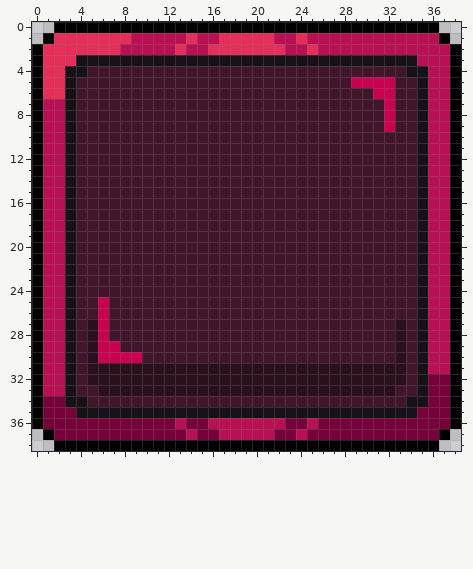
Pixel-art file: packages/client/src/assets/ui{m}/button-error.aseprite. Above is the file before it was changed.
39x39 pixels, 1 frame.
And afterwards:
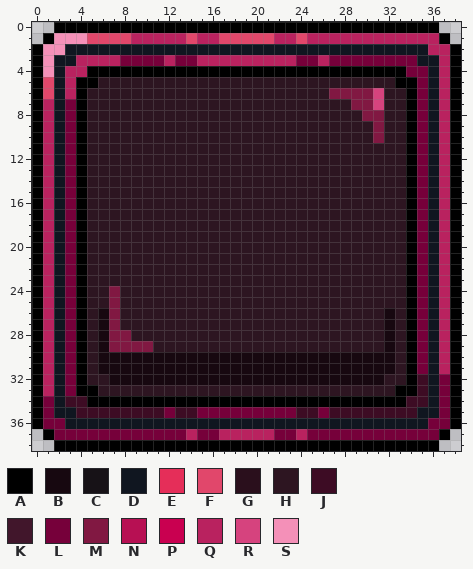
Palette (. is transparent): A #000000  B #170810  C #171217  D #101620  E #e52e59  F #e1476b  G #2a0f1c  H #2d1521  J #3d0c24  K #41162b  L #76003a  M #811842  N #b71053  P #c90050  Q #b9225f  R #d6437e  S #f490b8
Difference:
layer "Layer 3" added
--- layer "Layer 3"
@@ x 0..38 @@
  0 ..AAAAAAAAAAAAAAAAAAAAAAAAAAAAAAAAAAA..
- 1 .AEEEEEEENNNNNENNEEEEENNENNNNNNNNNNNNA.
- 2 AEEEEEEENNNNNENNEEEEEEENNENNNNNNNNNNNNA
- 3 AEEECCCCCCCCCCCCCCCCCCCCCCCCCCCCCCCNNNA
- 4 AEECCKKKKKKKKKKKKKKKKKKKKKKKKKKKKKCCNNA
- 5 AEECKKKKKKKKKKKKKKKKKKKKKKKKKPPPPKKCNNA
- 6 AEECKKKKKKKKKKKKKKKKKKKKKKKKKKKPPKKCNNA
- 7 ANNCKKKKKKKKKKKKKKKKKKKKKKKKKKKKPKKCNNA
- 8 ANNCKKKKKKKKKKKKKKKKKKKKKKKKKKKKPKKCNNA
- 9 ANNCKKKKKKKKKKKKKKKKKKKKKKKKKKKKPKKCNNA
-10 ANNCKKKKKKKKKKKKKKKKKKKKKKKKKKKKKKKCNNA
-11 ANNCKKKKKKKKKKKKKKKKKKKKKKKKKKKKKKKCNNA
-12 ANNCKKKKKKKKKKKKKKKKKKKKKKKKKKKKKKKCNNA
-13 ANNCKKKKKKKKKKKKKKKKKKKKKKKKKKKKKKKCNNA
-14 ANNCKKKKKKKKKKKKKKKKKKKKKKKKKKKKKKKCNNA
-15 ANNCKKKKKKKKKKKKKKKKKKKKKKKKKKKKKKKCNNA
-16 ANNCKKKKKKKKKKKKKKKKKKKKKKKKKKKKKKKCNNA
-17 ANNCKKKKKKKKKKKKKKKKKKKKKKKKKKKKKKKCNNA
-18 ANNCKKKKKKKKKKKKKKKKKKKKKKKKKKKKKKKCNNA
-19 ANNCKKKKKKKKKKKKKKKKKKKKKKKKKKKKKKKCNNA
-20 ANNCKKKKKKKKKKKKKKKKKKKKKKKKKKKKKKKCNNA
-21 ANNCKKKKKKKKKKKKKKKKKKKKKKKKKKKKKKKCNNA
-22 ANNCKKKKKKKKKKKKKKKKKKKKKKKKKKKKKKKCNNA
-23 ANNCKKKKKKKKKKKKKKKKKKKKKKKKKKKKKKKCNNA
-24 ANNCKKKKKKKKKKKKKKKKKKKKKKKKKKKKKKKCNNA
-25 ANNCKKPKKKKKKKKKKKKKKKKKKKKKKKKKKKKCNNA
-26 ANNCKKPKKKKKKKKKKKKKKKKKKKKKKKKKKKKCNNA
-27 ANNCKGPKKKKKKKKKKKKKKKKKKKKKKKKKKGKCNNA
-28 ANNCKGPKKKKKKKKKKKKKKKKKKKKKKKKKKGKCNNA
-29 ANNCKGPPKKKKKKKKKKKKKKKKKKKKKKKKKGKCNNA
-30 ANNCKGPPPPKKKKKKKKKKKKKKKKKKKKKKKGKCNNA
-31 ANNCKGGGGGGGGGGGGGGGGGGGGGGGGGGGGGKCNNA
-32 ANNCKGGGGGGGGGGGGGGGGGGGGGGGGGGGGGKCLLA
-33 ANNCKKGGGGGGGGGGGGGGGGGGGGGGGGGGGKKCLLA
-34 ALLCCKKKKKKKKKKKKKKKKKKKKKKKKKKKKKCCLLA
-35 ALLLCCCCCCCCCCCCCCCCCCCCCCCCCCCCCCCLLLA
-36 ALLLLLLLLLLLLNLLNNNNNNNLLNLLLLLLLLLLLLA
-37 .ALLLLLLLLLLLLNLLNNNNNLLNLLLLLLLLLLLLA.
+ 1 .ASSSFFFFQQQQQFQQFFFFFQQFQQQQQQQQQQQQA.
+ 2 ASSDDDDDDDDDDDDDDDDDDDDDDDDDDDDDDDDDQQA
+ 3 ASDDQQQQLLLLQLLQQQQQQQQQLLQLLLLLLLLDDQA
+ 4 ASDQQAAAAAAAAAAAAAAAAAAAAAAAAAAAAALLDQA
+ 5 AFDQAAHHHHHHHHHHHHHHHHHHHHHHHHHHHAALDQA
+ 6 AFDQAHHHHHHHHHHHHHHHHHHHHHHMMMMRHHALDQA
+ 7 AQDLAHHHHHHHHHHHHHHHHHHHHHHHHMMRHHALDQA
+ 8 AQDLAHHHHHHHHHHHHHHHHHHHHHHHHHMMHHALDQA
+ 9 AQDLAHHHHHHHHHHHHHHHHHHHHHHHHHHMHHALDQA
+10 AQDLAHHHHHHHHHHHHHHHHHHHHHHHHHHMHHALDQA
+11 AQDLAHHHHHHHHHHHHHHHHHHHHHHHHHHHHHALDQA
+12 AQDLAHHHHHHHHHHHHHHHHHHHHHHHHHHHHHALDQA
+13 AQDLAHHHHHHHHHHHHHHHHHHHHHHHHHHHHHALDQA
+14 AQDLAHHHHHHHHHHHHHHHHHHHHHHHHHHHHHALDQA
+15 AQDLAHHHHHHHHHHHHHHHHHHHHHHHHHHHHHALDQA
+16 AQDLAHHHHHHHHHHHHHHHHHHHHHHHHHHHHHALDQA
+17 AQDLAHHHHHHHHHHHHHHHHHHHHHHHHHHHHHALDQA
+18 AQDLAHHHHHHHHHHHHHHHHHHHHHHHHHHHHHALDQA
+19 AQDLAHHHHHHHHHHHHHHHHHHHHHHHHHHHHHALDQA
+20 AQDLAHHHHHHHHHHHHHHHHHHHHHHHHHHHHHALDQA
+21 AQDLAHHHHHHHHHHHHHHHHHHHHHHHHHHHHHALDQA
+22 AQDLAHHHHHHHHHHHHHHHHHHHHHHHHHHHHHALDQA
+23 AQDLAHHHHHHHHHHHHHHHHHHHHHHHHHHHHHALDQA
+24 AQDLAHHMHHHHHHHHHHHHHHHHHHHHHHHHHHALDQA
+25 AQDLAHHMHHHHHHHHHHHHHHHHHHHHHHHHHHALDQA
+26 AQDLAHBMHHHHHHHHHHHHHHHHHHHHHHHHBHALDQA
+27 AQDLAHBMHHHHHHHHHHHHHHHHHHHHHHHHBHALDQA
+28 AQDLAHBMMHHHHHHHHHHHHHHHHHHHHHHHBHALDQA
+29 AQDLAHBMMMMHHHHHHHHHHHHHHHHHHHHHBHALDQA
+30 AQDLAHBBBBBBBBBBBBBBBBBBBBBBBBBBBHALDQA
+31 AQDLAHBBBBBBBBBBBBBBBBBBBBBBBBBBBHALDQA
+32 AQDLAHHBBBBBBBBBBBBBBBBBBBBBBBBBHHAJDLA
+33 AQDLAAHHHHHHHHHHHHHHHHHHHHHHHHHHHAAJDLA
+34 ALDJJAAAAAAAAAAAAAAAAAAAAAAAAAAAAAJJDLA
+35 ALDDJJJJJJJJLJJLLLLLLLLLJJLJJJJJJJJDDLA
+36 ALLDDDDDDDDDDDDDDDDDDDDDDDDDDDDDDDDDLLA
+37 .ALLLLLLLLLLLLQLLQQQQQLLQLLLLLLLLLLLLA.
 38 ..AAAAAAAAAAAAAAAAAAAAAAAAAAAAAAAAAAA..
